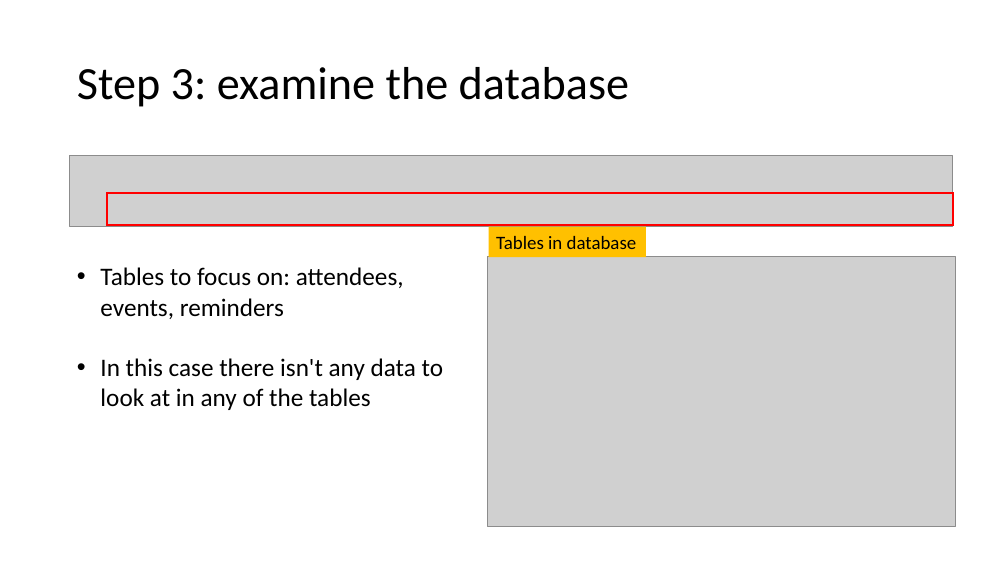
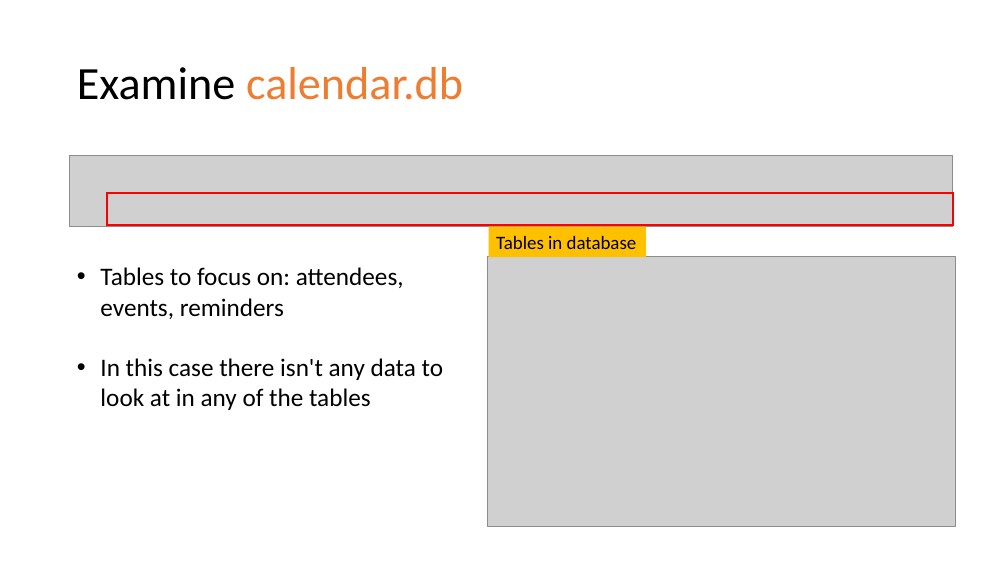
Before and after one commit to frankwxu/digital-forensics-lab, a slide deck: slide 11 of Android10/5_1_3_AOSP_App_Investigations_Calendar.pptx (slide 9 before the commit). Drawn at 1008x567 pixels with LibreOffice and Linux fonts; fonts in the diff are those of the drawing; grey boxes stand for pictures; background and template pictures are left out. Boxes give left, top, right and bottom in pixels: in the first picture for what was removed or moved away, otherwise in the second. Text is boxed around its words. In the diff, an @@ line names an element or a change of style, - is before the commit and + after.

```diff
--- a/Android10/5_1_3_AOSP_App_Investigations_Calendar.pptx
+++ b/Android10/5_1_3_AOSP_App_Investigations_Calendar.pptx
@@ title at bbox=[77, 67, 463, 100]: text changed; text colour #000000 to #ED7D31 @@
-Step 3: examine the database
+Examine calendar.db
```
Also in this commit, not shown: 4 other slides changed, 4 slides added, 3 slides removed.
